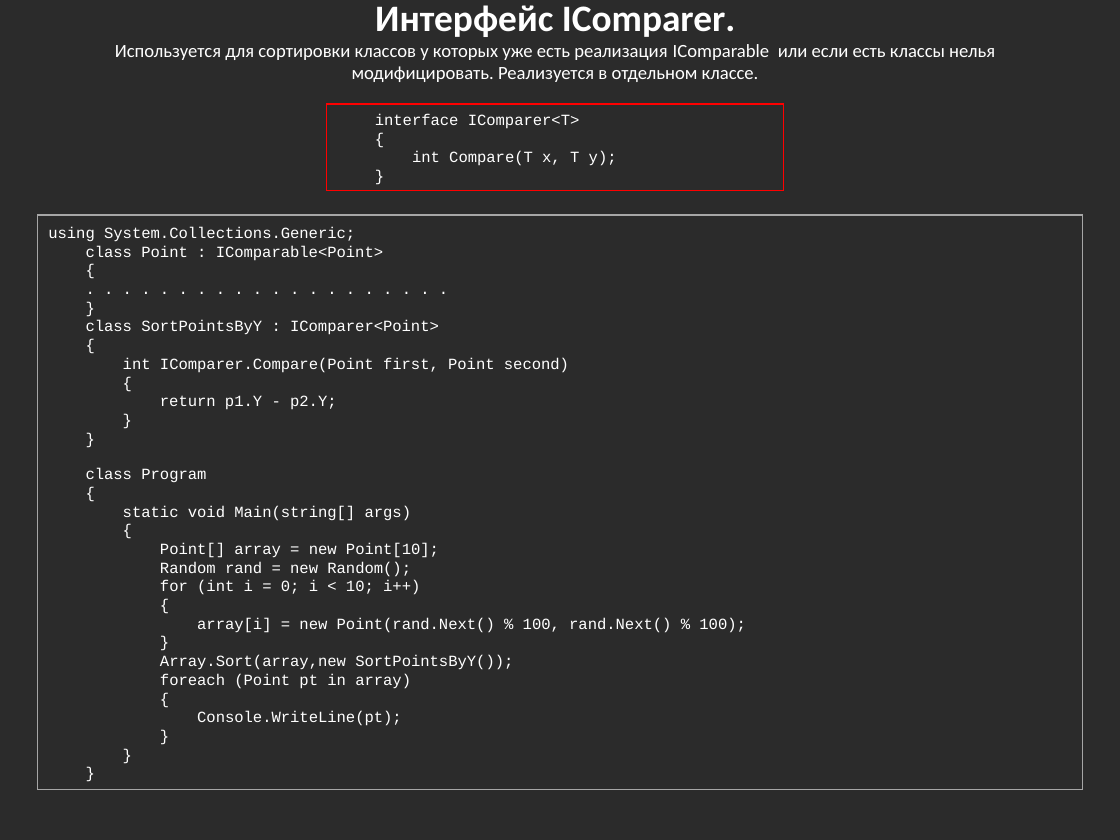
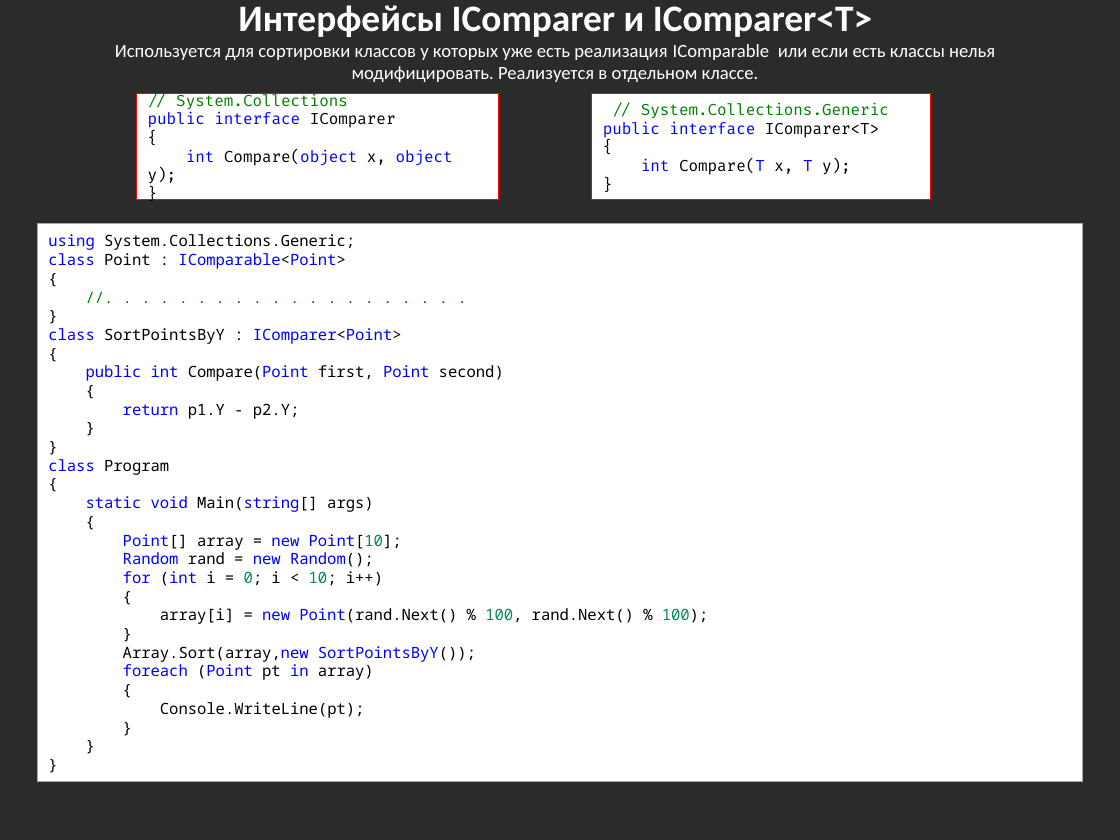
Before and after one commit to bazile/Training, a slide deck: slide 91 of Presentation/lesson-02-oop.pptx (slide 81 before the commit). Drawn at 1120x840 pixels with LibreOffice and Linux fonts; fonts in the diff are those of the drawing; background and template pictures are left out; a plain dark background stands for a picture behind light text. Boxes give left, top, right and bottom in pixels: in the first picture for what was removed or moved away, otherwise in the second. Text is boxed around its words. In the diff, an @@ line names an element or a change of style, - is before the commit and + after.

```diff
--- a/Presentation/lesson-02-oop.pptx
+++ b/Presentation/lesson-02-oop.pptx
@@ text at bbox=[238, 5, 872, 37]: text changed @@
-Интерфейс IComparer.
+Интерфейсы IComparer и IComparer<T>
@@ rectangle added at bbox=[137, 94, 498, 199], fill #FFFFFF, outline #FF0000 0.75 pt, 10 pt, text #0000FF @@
+// System.Collections
+public interface IComparer
+{
+int Compare(object x, object y);
+}
@@ rectangle "// System.Collections.Generic" at bbox=[591, 94, 930, 199]: fill none to #FFFFFF @@
@@ rectangle "// System.Collections.Generic": place and size @@
-rectangle "// System.Collections.Generic" at bbox=[327, 104, 784, 190]
+rectangle "// System.Collections.Generic" at bbox=[591, 94, 930, 199]
@@ text in rectangle at bbox=[603, 102, 889, 139]: text changed; font Courier New to Fira Code; text colour #FFFFFF to #008000 @@
-interface IComparer<T>
+// System.Collections.Generic
+public interface IComparer<T>
@@ text in rectangle at bbox=[641, 158, 851, 175]: font Courier New to Fira Code in "{", "int Compare(T x, T y);", "}"; text colour #FFFFFF to #000000 in "{", "Compare(T x, y);", "}"; text colour #FFFFFF to #0000FF in "int Compare(T T" @@
@@ text in rectangle at bbox=[37, 224, 1082, 782]: text changed; font Courier New to Noto Sans Mono; text colour #FFFFFF to #008000 @@
-. . . . . . . . . . . . . . . . . . . .
+//. . . . . . . . . . . . . . . . . . . .
@@ rectangle "using System.Collections.Generic;": place and size @@
-rectangle "using System.Collections.Generic;" at bbox=[37, 215, 1082, 790]
+rectangle "using System.Collections.Generic;" at bbox=[37, 224, 1082, 782]
@@ rectangle "using System.Collections.Generic;" at bbox=[37, 224, 1082, 782]: fill none to #FFFFFF @@
@@ text in rectangle at bbox=[48, 234, 708, 718]: font Courier New to Noto Sans Mono in "using System.Collections.Generic;", "class Point : IComparable<Point>", "{", "}" and 23 more places; text colour #FFFFFF to #0000FF in "using", "class IComparable<Point>", "class IComparer<Point>", "return" and 8 more places; text colour #FFFFFF to #000000 in "System.Collections.Generic;", "Point : IComparable<Point>", "{", "}" and 23 more places; text colour #FFFFFF to #09885A in "Point[10];", "0; 10;", "100, 100);" @@
@@ text in rectangle at bbox=[86, 365, 504, 381]: text changed; font Courier New to Noto Sans Mono; text colour #FFFFFF to #000000 @@
-int IComparer.Compare(Point first, Point second)
+public int Compare(Point first, Point second)
```
Also in this commit, not shown: 7 other slides changed, 15 slides added, 10 other files.
